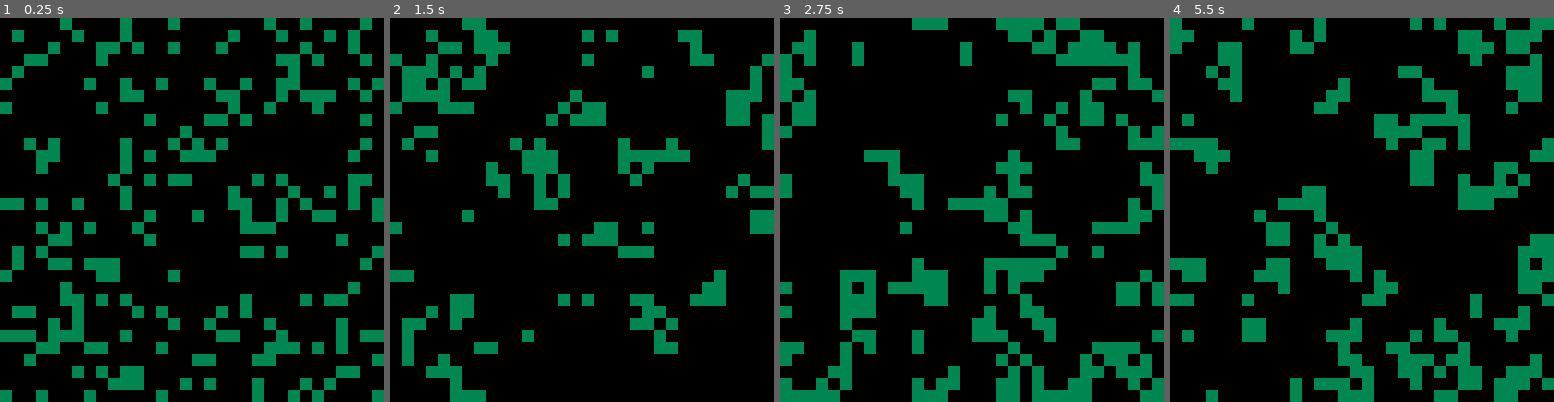
Above: before the commit, frames 1-4 (left to right).
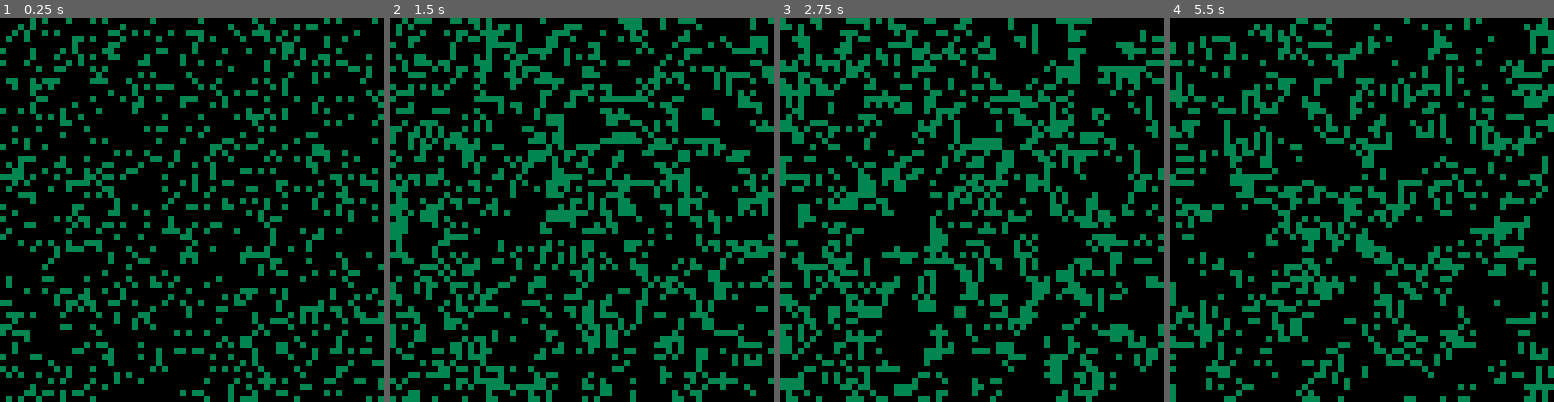
Above: after the commit, the same moments.

Repository: gigamonkey/pico-8
Game: PICO-8 cartridge life.p8
Same seed, same stepped clock (60 frames per second), same inputs: the game is played once before the commit and once after it.
Inputs:
- Up to frame 1 (0.25 s): no input
- Up to frame 2 (1.5 s): tap O (Z key) at 0.33, 0.7, 1.43 s; tap X (X key) at 1.07 s
- Up to frame 3 (2.75 s): tap X (X key) at 2.07, 2.4, 2.73 s; tap O (Z key) at 2.22 s
- Up to frame 4 (5.5 s): tap X (X key) every 0.33 s from 3.07 to 5.4 s; tap O (Z key) at 3.1, 3.98, 4.87 s

The runs differ from the first frame. In frame 1, 32% of the frame differs, in the area x 0-100%, y 0-100%; in frame 2, 35%; in frame 3, 39%; in frame 4, 37%.

Commit message:
Tidying and adding sound.

Diff:
--- a/life.lua
+++ b/life.lua
@@ -2,7 +2,7 @@
 off = 0
 on = 3
 density = 5
-size = 4
+size = 2
 max_d = 128 / size
 
 speed = 0.5
@@ -37,14 +37,15 @@
 
 function _draw()
   if not drawn then
-    if sound_on then
-      sfx(0)
-    end
+
+    if (sound_on) sfx(0)
 
     cls(off)
     for x = 0, max_d - 1 do
       for y = 0, max_d - 1 do
-        rectfill(x * size, y * size, (x + 1) * size, (y + 1) * size, current[x*max_d + y])
+        if current[x*max_d + y] then
+          rectfill(x * size, y * size, ((x + 1) * size) - 1, ((y + 1) * size) - 1, on)
+        end
       end
     end
     drawn = true
@@ -56,9 +57,7 @@
   for x = 0, max_d - 1 do
     for y = 0, max_d - 1 do
       if (flr(rnd(density)) == 0) then
-        current[x*max_d + y] = on
-      else
-        current[x*max_d + y] = off
+        current[x*max_d + y] = true
       end
     end
   end
@@ -68,16 +67,8 @@
   local nextgen = {}
   for x = 0, max_d - 1 do
     for y = 0, max_d - 1 do
-      nextgen[x*max_d + y] = in_next_generation(x, y)
-      if nextgen[x*max_d + y] == on then
-        local n = live_neighbors(x, y)
-        if debug then
-          if n == 2 then
-            nextgen[x*max_d + y] = 3 -- green
-          elseif n == 3 then
-            nextgen[x*max_d + y] = 4 -- orange
-          end
-        end
+      if in_next_generation(x, y) then
+        nextgen[x*max_d + y] = true
       end
     end
   end
@@ -87,16 +78,12 @@
 -- value for cell at x, y in next generation
 function in_next_generation(x, y)
   local n = live_neighbors(x, y)
-  if n == 3 or (is_alive(x, y) and n == 2) then
-    return on
-  else
-    return off
-  end
+  return n == 3 or (is_alive(x, y) and n == 2)
 end
 
 -- Is the cell at x, y currently alive?
 function is_alive(x, y)
-  return current[x*max_d + y] != off
+  return current[x*max_d + y] ~= nil
 end
 
 -- number of alive neighbors. doesn't count self.
